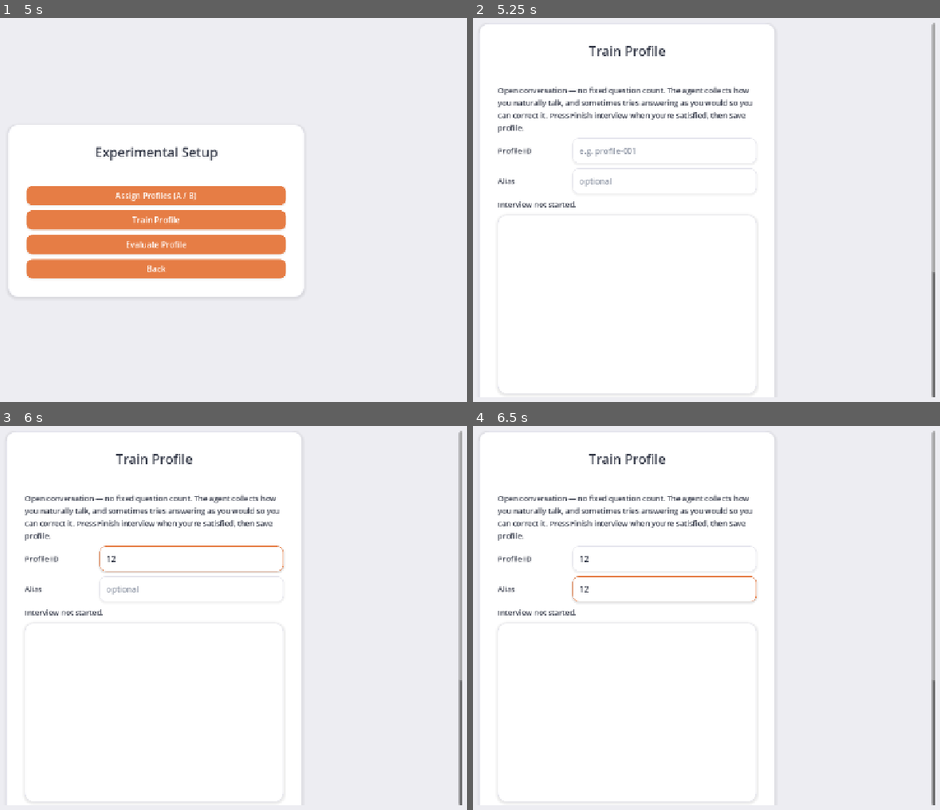
Above: before the commit, frames 1-4 (two rows, left to right).
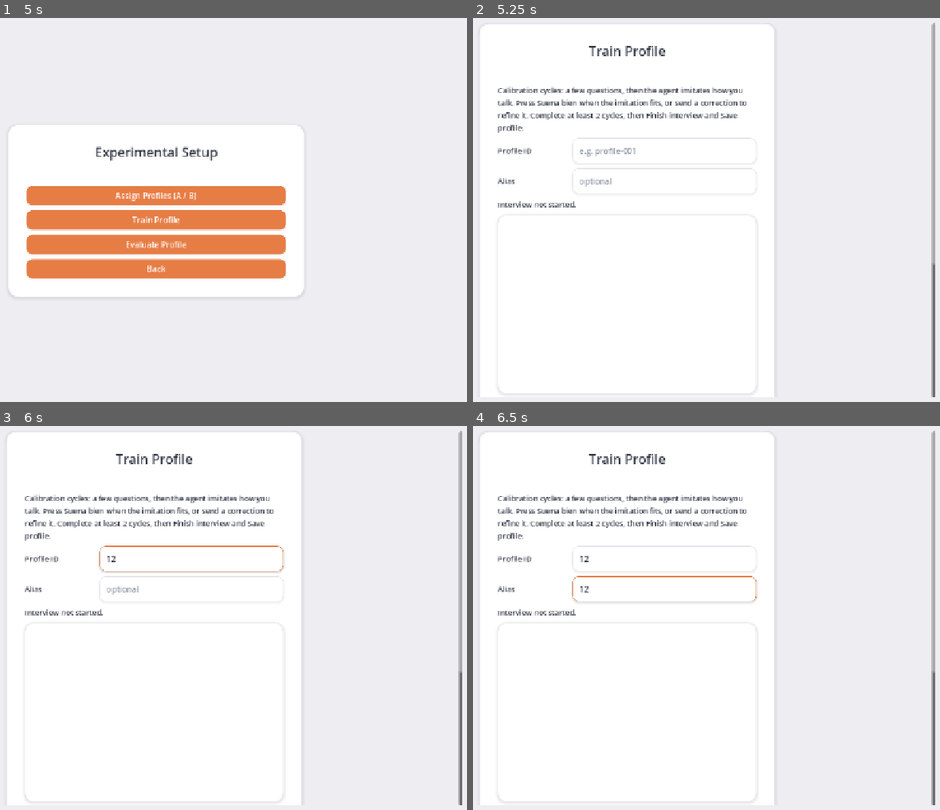
Above: after the commit, the same moments.

Repository: Solrak97/PF-3311
Game: Godot game, scene res://scenes/experiment/ExperimentMenu.tscn
The game is run twice, just before and just after one commit, with the same random seed, the same clock (stepped at 60 frames per second) and the same inputs.
Inputs (mouse positions are in pixels of both pictures, inside the frame that each line leads up to):
- Up to frame 1 (5 s): click "Experimental Setup" at 0.5 s; click "Assign Profiles (A / B)" at 1.25 s; click "Refresh profile list" at 2 s; click "Refresh profile list" at 2.75 s; click "Refresh profile list" at 3.5 s; click "Back" at 4.25 s
- Up to frame 2 (5.25 s): click "Train Profile" at 5 s
- Up to frame 3 (6 s): click (191, 560) at 5.77 s; type "12" at 5.85 s
- Up to frame 4 (6.5 s): click (664, 587) at 6 s; type "12" at 6.08 s

Frame 1 is identical in both runs. In frame 2, 1.5% of the frame differs, in the area x 5-99%, y 17-67%; in frame 3, 1.5%; in frame 4, 1.5%.

Commit message:
Add calibration-cycle profile training with verdict API.
Replace open-ended interview with probe-imitate-refine cycles (3 questions per cycle). Add training/verdict endpoint and Godot Suena bien flow. Requires 2 accepted cycles before finish.

Co-authored-by: Cursor <cursoragent@cursor.com>

Diff:
--- a/src/familiar_godot/scripts/experiment/ExperimentApi.gd
+++ b/src/familiar_godot/scripts/experiment/ExperimentApi.gd
@@ -68,6 +68,10 @@
 
 func interview_finish(profile_id: String) -> void:
 	training_finish(profile_id, "interview_finish")
+
+
+func interview_verdict(profile_id: String, verdict: String, user_message: String = "") -> void:
+	training_verdict(profile_id, verdict, user_message, "interview_verdict")
 
 
 func training_start(profile_id: String, modeled_user_alias: String, action: String = "training_start") -> void:
@@ -96,6 +100,23 @@
 
 func training_finish(profile_id: String, action: String = "training_finish") -> void:
 	_post_json("/profiles/training/finish", {"profile_id": profile_id}, action)
+
+
+func training_verdict(
+	profile_id: String,
+	verdict: String,
+	user_message: String = "",
+	action: String = "training_verdict"
+) -> void:
+	_post_json(
+		"/profiles/training/verdict",
+		{
+			"profile_id": profile_id,
+			"verdict": verdict,
+			"user_message": user_message,
+		},
+		action
+	)
 
 
 func validation_start(profile_id: String) -> void:
--- a/src/familiar_godot/scripts/experiment/TrainProfileMode.gd
+++ b/src/familiar_godot/scripts/experiment/TrainProfileMode.gd
@@ -12,6 +12,7 @@
 var _send: Button
 var _save: Button
 var _skip: Button
+var _accept: Button
 var _finish: Button
 var _start: Button
 
@@ -24,8 +25,14 @@
 var _interview_complete: bool = false
 var _prompt_index: int = 0
 var _total_prompts: int = 0
-var _min_samples: int = 3
-var _turn_mode: String = "interview"
+var _min_samples: int = 2
+var _min_cycles: int = 2
+var _cycle_count: int = 0
+var _cycle_index: int = 1
+var _probe_progress: String = "0/3"
+var _cycle_label: String = ""
+var _awaiting_verdict: bool = false
+var _turn_mode: String = "probe"
 var _samples: Array = []
 var _conversation_history: Array = []
 
@@ -37,9 +44,9 @@
 	var hint := Label.new()
 	hint.autowrap_mode = TextServer.AUTOWRAP_WORD_SMART
 	hint.text = (
-		"Open conversation — no fixed question count. The agent collects how you naturally talk, "
-		+ "and sometimes tries answering as you would so you can correct it. "
-		+ "Press Finish interview when you're satisfied, then Save profile."
+		"Calibration cycles: a few questions, then the agent imitates how you talk. "
+		+ "Press Suena bien when the imitation fits, or send a correction to refine it. "
+		+ "Complete at least 2 cycles, then Finish interview and Save profile."
 	)
 	content.add_child(hint)
 	_profile_id = ExperimentScreenHelper.add_labeled_line(content, "Profile ID", "e.g. profile-001")
@@ -84,7 +91,7 @@
 	input_col.add_theme_constant_override("separation", 8)
 	input_margin.add_child(input_col)
 	_input = TextEdit.new()
-	_input.placeholder_text = "Type your answer… (Shift+Enter for a new line, Enter to send)"
+	_input.placeholder_text = "Type your answer or correction… (Enter to send)"
 	_input.wrap_mode = TextEdit.LINE_WRAPPING_BOUNDARY
 	_input.scroll_fit_content_height = false
 	_input.custom_minimum_size = Vector2(0, INPUT_MIN_LINES * INPUT_LINE_HEIGHT)
@@ -101,6 +108,7 @@
 	input_row.add_child(_send)
 	_start = ExperimentScreenHelper.add_button(content, "Start interview", _on_start)
 	_skip = ExperimentScreenHelper.add_button(content, "Skip", _on_skip)
+	_accept = ExperimentScreenHelper.add_button(content, "Suena bien", _on_accept)
 	_finish = ExperimentScreenHelper.add_button(content, "Finish interview", _on_finish)
 	_save = ExperimentScreenHelper.add_button(content, "Save profile", _on_save)
 	ExperimentScreenHelper.add_button(content, "Back", func() -> void:
@@ -170,8 +178,12 @@
 	_interview_active = active
 	_input.editable = active and not _interview_busy
 	_send.disabled = not active or _interview_busy
-	_skip.disabled = not active or _interview_busy or _interview_complete
-	_finish.disabled = not active or _interview_busy or _interview_complete or _samples.size() < _min_samples
+	_skip.disabled = not active or _interview_busy or _interview_complete or _awaiting_verdict
+	_accept.disabled = not active or _interview_busy or _interview_complete or not _awaiting_verdict
+	_finish.disabled = (
+		not active or _interview_busy or _interview_complete
+		or _cycle_count < _min_cycles or _awaiting_verdict
+	)
 	_start.disabled = active and not _interview_complete
 	_save.disabled = not _interview_complete or _interview_busy
 	_profile_id.editable = not active
@@ -200,6 +212,12 @@
 	if not _interview_active or _interview_busy or _interview_complete:
 		return
 	var text := _input.text.strip_edges()
+	if _awaiting_verdict:
+		if text.is_empty():
+			_status.text = "Describe what you would change, or press Suena bien."
+			return
+		_submit_verdict("refine", text)
+		return
 	if text.is_empty():
 		_status.text = "Write an answer or use Skip."
 		return
@@ -207,9 +225,15 @@
 
 
 func _on_skip() -> void:
-	if not _interview_active or _interview_busy or _interview_complete:
+	if not _interview_active or _interview_busy or _interview_complete or _awaiting_verdict:
 		return
 	_submit_turn("", true)
+
+
+func _on_accept() -> void:
+	if not _interview_active or _interview_busy or _interview_complete or not _awaiting_verdict:
+		return
+	_submit_verdict("accept", "")
 
 
 func _history_append(role: String, content: String) -> void:
@@ -239,11 +263,29 @@
 	})
 
 
+func _submit_verdict(verdict: String, user_message: String) -> void:
+	if not user_message.is_empty():
+		_append_user(user_message)
+		_history_append("user", user_message)
+	_input.clear()
+	_scroll_input_to_bottom()
+	_interview_busy = true
+	_send.disabled = true
+	_accept.disabled = true
+	_skip.disabled = true
+	_status.text = "Updating imitation…"
+	ExperimentApi.interview_verdict(
+		_profile_id.text.strip_edges(),
+		verdict,
+		user_message,
+	)
+
+
 func _on_finish() -> void:
 	if not _interview_active or _interview_busy or _interview_complete:
 		return
-	if _samples.size() < _min_samples:
-		_status.text = "Need at least %d answers before finishing." % _min_samples
+	if _cycle_count < _min_cycles:
+		_status.text = "Complete at least %d calibration cycles before finishing." % _min_cycles
 		return
 	_interview_busy = true
 	_finish.disabled = true
@@ -275,8 +317,14 @@
 func _apply_interview_state(data: Dictionary) -> void:
 	_prompt_index = int(data.get("prompt_index", data.get("sample_count", _prompt_index)))
 	_total_prompts = int(data.get("total_prompts", 0))
-	_min_samples = int(data.get("min_samples_to_finish", 3))
-	_turn_mode = str(data.get("turn_mode", "interview"))
+	_min_samples = int(data.get("min_samples_to_finish", data.get("min_cycles_to_finish", 2)))
+	_min_cycles = int(data.get("min_cycles_to_finish", _min_samples))
+	_cycle_count = int(data.get("cycle_count", 0))
+	_cycle_index = int(data.get("cycle_index", 1))
+	_probe_progress = str(data.get("probe_progress", _probe_progress))
+	_cycle_label = str(data.get("cycle_label", ""))
+	_awaiting_verdict = bool(data.get("awaiting_verdict", data.get("awaiting_mirror_feedback", false)))
+	_turn_mode = str(data.get("turn_mode", "probe"))
 	_interview_complete = bool(data.get("complete", false))
 	var incoming = data.get("samples", null)
 	if incoming is Array:
@@ -289,14 +337,18 @@
 		_append_assistant(message, _turn_mode)
 		if not (incoming_history is Array):
 			_history_append("assistant", message)
-	var mirror_hint := ""
-	if _turn_mode == "mirror":
-		mirror_hint = " — imitación: responde si suena como tú"
-	_progress.text = "%d sample(s) collected (min %d to finish)%s" % [
-		_samples.size(),
-		_min_samples,
-		mirror_hint,
+	var mode_hint := ""
+	if _awaiting_verdict:
+		mode_hint = " — revisa la imitación: Suena bien o envía corrección"
+	elif _turn_mode == "probe":
+		mode_hint = " — responde con naturalidad"
+	_progress.text = "Ciclo %d — %s — Pregunta %s%s" % [
+		_cycle_index,
+		_cycle_label if not _cycle_label.is_empty() else "calibración",
+		_probe_progress,
+		mode_hint,
 	]
+	_progress.text += " (%d/%d ciclos completados)" % [_cycle_count, _min_cycles]
 	if _interview_complete:
 		_progress.text += " — ready to save"
 		_status.text = "Interview complete. Press Save profile."
@@ -309,8 +361,11 @@
 	_scroll_chat_to_bottom()
 
 
-func _append_assistant(text: String, turn_mode: String = "interview") -> void:
-	_chat.append_text(ExperimentUI.format_assistant_bubble(text, turn_mode))
+func _append_assistant(text: String, turn_mode: String = "probe") -> void:
+	var bubble_mode := turn_mode
+	if turn_mode in ["mirror", "refine"]:
+		bubble_mode = "mirror"
+	_chat.append_text(ExperimentUI.format_assistant_bubble(text, bubble_mode))
 	_scroll_chat_to_bottom()
 
 
@@ -341,7 +396,15 @@
 				_set_interview_controls(_interview_active)
 				return
 			_apply_interview_state(data)
-			_status.text = "Interview complete." if _interview_complete else "Answer recorded."
+			_status.text = "Review the imitation." if _awaiting_verdict else "Answer recorded."
+		"interview_verdict":
+			_interview_busy = false
+			if not success or not (data is Dictionary):
+				_status.text = "Verdict failed (%s)." % error
+				_set_interview_controls(_interview_active)
+				return
+			_apply_interview_state(data)
+			_status.text = "Imitation accepted." if not _awaiting_verdict else "Try again or accept."
 		"interview_finish":
 			_interview_busy = false
 			if not success or not (data is Dictionary):
Not shown, changed: src/backend/README.md
Not shown, changed: src/backend/app/agents/__init__.py
Not shown, changed: src/backend/app/agents/profile_state.py
Not shown, changed: src/backend/app/agents/prompts.py
Not shown, added: src/backend/app/agents/training_cycles.py
Not shown, changed: src/backend/app/agents/training_graph.py
Not shown, changed: src/backend/app/experiment/routes.py
Not shown, added: src/backend/scripts/smoke_calibration_cycles.py
Not shown, removed: src/backend/scripts/smoke_open_training.py
